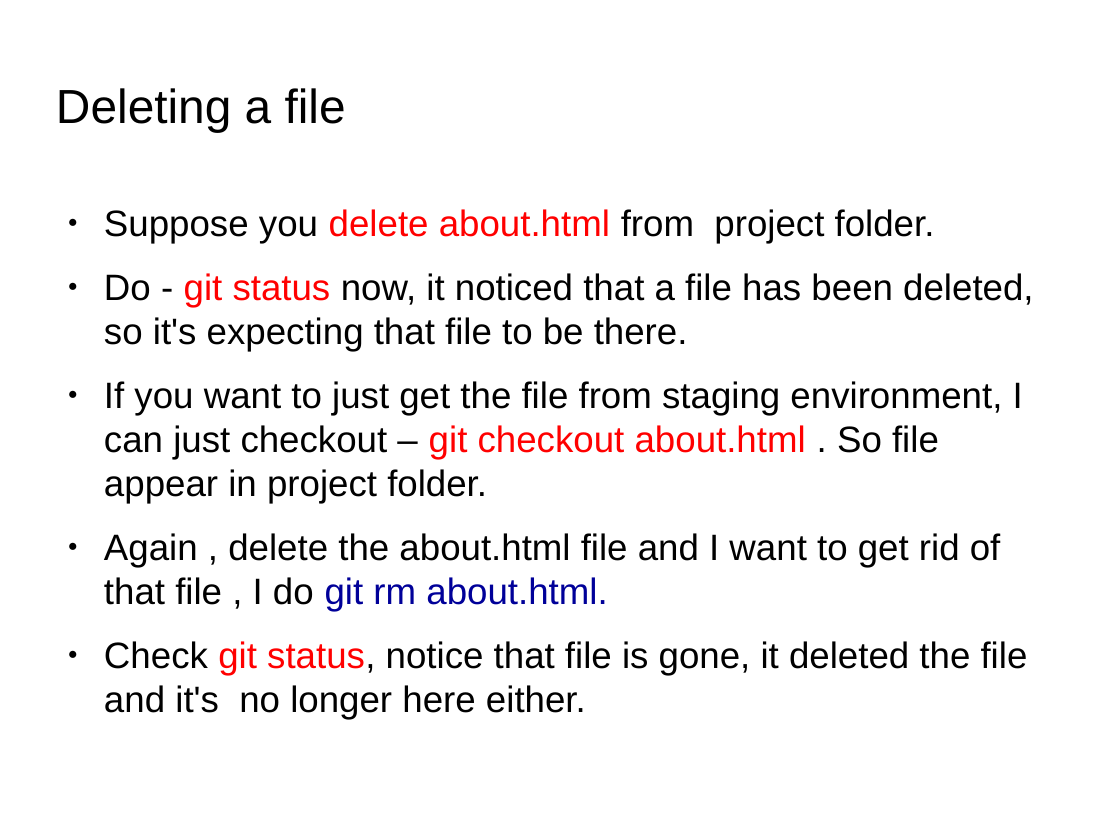
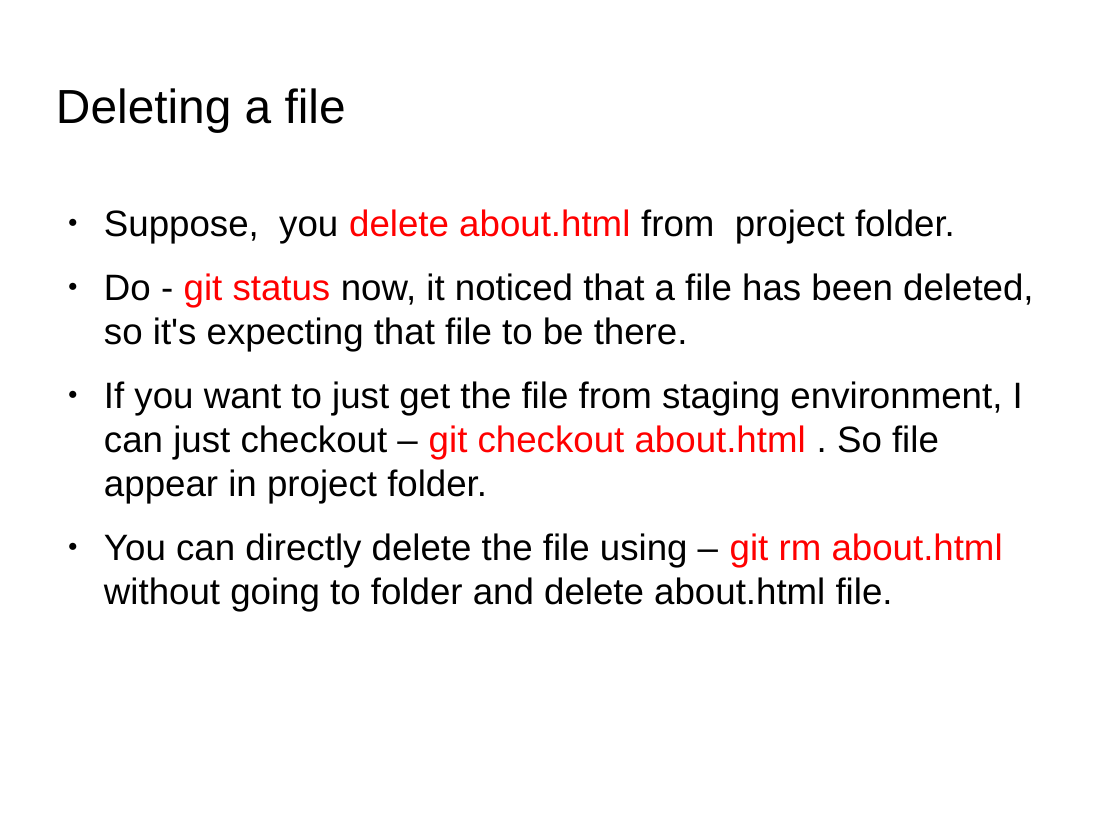
Before and after one commit to anumsh/Learning-Git-and-Github, a slide deck: slide 29 of git_and_GitHub.odp. Drawn at 1120x840 pixels with LibreOffice and Linux fonts; fonts in the diff are those of the drawing; background and template pictures are left out. Boxes give left, top, right and bottom in pixels: in the first picture for what was removed or moved away, otherwise in the second. Text is boxed around its words. In the diff, an @@ line names an element or a change of style, - is before the commit and + after.

```diff
--- a/git_and_GitHub.odp
+++ b/git_and_GitHub.odp
@@ text at <box>104,209,955,243</box>: text changed @@
-● Suppose you delete about.html from project folder.
+● Suppose, you delete about.html from project folder.
@@ text at <box>104,533,1003,611</box>: text changed @@
-● Again , delete the about.html file and I want to get rid of that file , I do git rm about.html.
-● Check git status, notice that file is gone, it deleted the file and it's no longer here either.
+● You can directly delete the file using – git rm about.html without going to folder and delete about.html file.
```
Also in this commit, not shown: 4 other slides changed, 2 other files.
